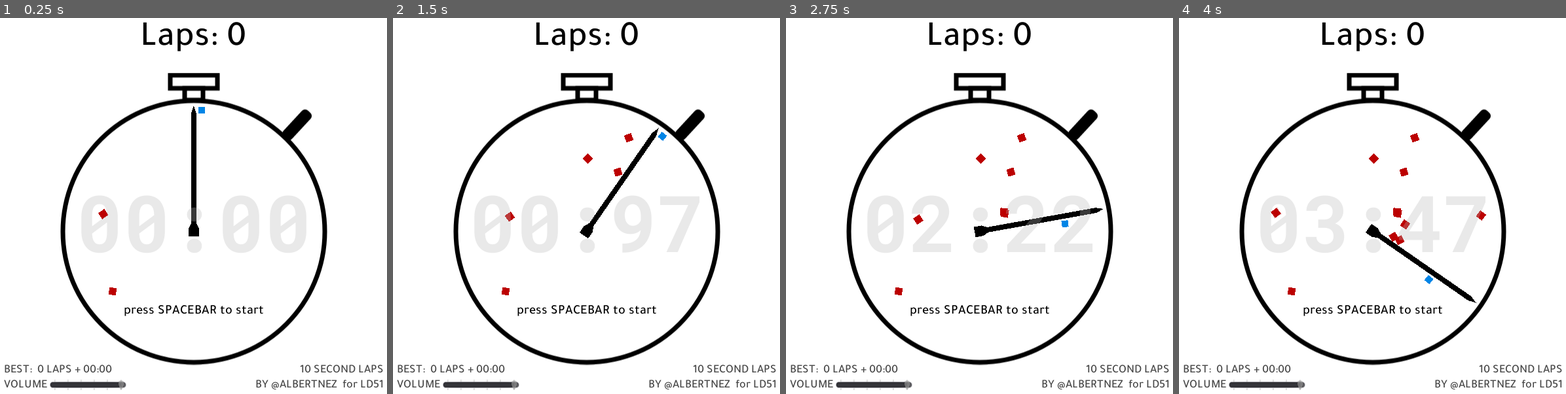
Above: before the commit, frames 1-4 (left to right).
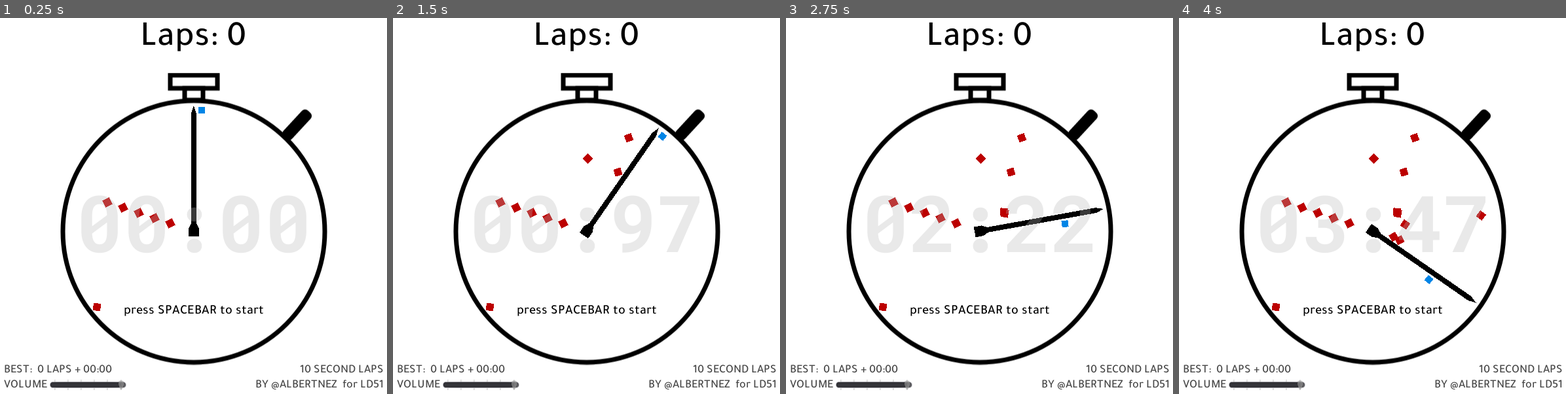
Above: after the commit, the same moments.

Repository: albertnez/10-second-laps
Game: Godot game, scene res://Scenes/GameWrapper.tscn
Same seed, same stepped clock (60 frames per second), same inputs: the game is played once before the commit and once after it.
Inputs:
- Up to frame 1 (0.25 s): no input
- Up to frame 2 (1.5 s): tap Space (action) at 0.5, 0.6, 1.25, 1.35 s
- Up to frame 3 (2.75 s): tap Space (action) at 2, 2.1 s
- Up to frame 4 (4 s): tap Space (action) at 2.75, 2.85, 3.5, 3.6 s

The runs differ from the first frame. In frame 1, 0.3% of the frame differs, in the area x 24-46%, y 47-78%; in frame 2, 0.3%; in frame 3, 0.3%; in frame 4, 0.3%.

Commit message:
Adding row of enemies

Diff:
--- /dev/null
+++ b/Scenes/Game/Enemies/RowWithFloorGap.tscn
@@ -0,0 +1,26 @@
+[gd_scene load_steps=2 format=2]
+
+[ext_resource path="res://Scenes/Game/Enemy.tscn" type="PackedScene" id=1]
+
+[node name="EnemyRow" type="Node2D"]
+
+[node name="Enemy" parent="." instance=ExtResource( 1 )]
+position = Vector2( 0, -16 )
+
+[node name="Enemy2" parent="." instance=ExtResource( 1 )]
+position = Vector2( 0, -160 )
+
+[node name="Enemy3" parent="." instance=ExtResource( 1 )]
+position = Vector2( 0, -136 )
+
+[node name="Enemy4" parent="." instance=ExtResource( 1 )]
+position = Vector2( 0, -112 )
+
+[node name="Enemy5" parent="." instance=ExtResource( 1 )]
+position = Vector2( 0, -88 )
+
+[node name="Enemy6" parent="." instance=ExtResource( 1 )]
+position = Vector2( 0, -64 )
+
+[node name="Enemy7" parent="." instance=ExtResource( 1 )]
+position = Vector2( 0, -40 )
--- a/Scenes/Game/EnemySpawner.gd
+++ b/Scenes/Game/EnemySpawner.gd
@@ -4,8 +4,10 @@
 export (float, 0, 100, 1.0) var MINIMUM_DISTANCE_FROM_CENTER = 0
 const enemy_packed := preload("res://Scenes/Game/Enemy.tscn")
 
+
 func _ready() -> void:
 	pass
+
 
 func spawn_enemy(needle: Vector2) -> void:
 	var enemy : Enemy = enemy_packed.instance()
--- a/Scenes/Game/World.tscn
+++ b/Scenes/Game/World.tscn
@@ -1,6 +1,5 @@
-[gd_scene load_steps=19 format=2]
-
-[ext_resource path="res://Scenes/Game/Enemies/FloatingEnemy.tscn" type="PackedScene" id=1]
+[gd_scene load_steps=18 format=2]
+
 [ext_resource path="res://Scenes/Game/Needle.tscn" type="PackedScene" id=2]
 [ext_resource path="res://Scenes/Game/World.gd" type="Script" id=3]
 [ext_resource path="res://Scenes/Game/Player.tscn" type="PackedScene" id=4]
@@ -14,6 +13,9 @@
 [ext_resource path="res://Assets/Audio/jump.wav" type="AudioStream" id=12]
 [ext_resource path="res://Assets/Audio/lap.wav" type="AudioStream" id=13]
 
+[sub_resource type="CircleShape2D" id=2]
+radius = 196.0
+
 [sub_resource type="DynamicFont" id=7]
 size = 20
 font_data = ExtResource( 8 )
@@ -25,9 +27,6 @@
 size = 120
 font_data = ExtResource( 9 )
 
-[sub_resource type="CircleShape2D" id=2]
-radius = 196.0
-
 [sub_resource type="RectangleShape2D" id=5]
 extents = Vector2( 12, 99 )
 
@@ -43,6 +42,27 @@
 [node name="ClockCenter" type="Node2D" parent="."]
 unique_name_in_owner = true
 position = Vector2( 300, 340 )
+
+[node name="References" type="Node2D" parent="ClockCenter"]
+
+[node name="ReferenceForCenter" type="CollisionShape2D" parent="ClockCenter/References"]
+visible = false
+shape = SubResource( 2 )
+
+[node name="base" type="Node2D" parent="ClockCenter/References"]
+position = Vector2( 0, -185 )
+
+[node name="base2" type="Node2D" parent="ClockCenter/References"]
+position = Vector2( 0, -164 )
+
+[node name="base3" type="Node2D" parent="ClockCenter/References"]
+position = Vector2( 0, -140 )
+
+[node name="base4" type="Node2D" parent="ClockCenter/References"]
+position = Vector2( 0, -116 )
+
+[node name="base5" type="Node2D" parent="ClockCenter/References"]
+position = Vector2( 0, -95 )
 
 [node name="Instructions" type="Node2D" parent="ClockCenter"]
 
@@ -113,20 +133,28 @@
 custom_fonts/font = SubResource( 3 )
 text = "00:00"
 
-[node name="ReferenceForCenter" type="CollisionShape2D" parent="ClockCenter"]
-visible = false
-shape = SubResource( 2 )
-
 [node name="EnemySpawner" type="Node2D" parent="ClockCenter"]
 unique_name_in_owner = true
 script = ExtResource( 6 )
 MINIMUM_DISTANCE_FROM_CENTER = 32.0
 
 [node name="Enemy" parent="ClockCenter/EnemySpawner" instance=ExtResource( 5 )]
-position = Vector2( -124, 92 )
-
-[node name="Enemy2" parent="ClockCenter/EnemySpawner" instance=ExtResource( 1 )]
-position = Vector2( -148, -28 )
+position = Vector2( -148, 116 )
+
+[node name="Enemy2" parent="ClockCenter/EnemySpawner" instance=ExtResource( 5 )]
+position = Vector2( -132, -44 )
+
+[node name="Enemy3" parent="ClockCenter/EnemySpawner" instance=ExtResource( 5 )]
+position = Vector2( -108, -36 )
+
+[node name="Enemy4" parent="ClockCenter/EnemySpawner" instance=ExtResource( 5 )]
+position = Vector2( -84, -28 )
+
+[node name="Enemy5" parent="ClockCenter/EnemySpawner" instance=ExtResource( 5 )]
+position = Vector2( -60, -20 )
+
+[node name="Enemy6" parent="ClockCenter/EnemySpawner" instance=ExtResource( 5 )]
+position = Vector2( -36, -12 )
 
 [node name="ClockRotation" type="Node2D" parent="ClockCenter"]
 unique_name_in_owner = true
@@ -149,7 +177,6 @@
 unique_name_in_owner = true
 position = Vector2( 12, -185 )
 rotation = -3.14159
-scale = Vector2( 1, 1 )
 
 [node name="Player" parent="ClockCenter/ClockRotation/PlayerRootPosition" instance=ExtResource( 4 )]
 unique_name_in_owner = true
--- a/project.godot
+++ b/project.godot
@@ -32,7 +32,7 @@
 
 [application]
 
-config/name="base-ld51"
+config/name="ld51"
 run/main_scene="res://Scenes/GameWrapper.tscn"
 config/icon="res://icon.png"
 
